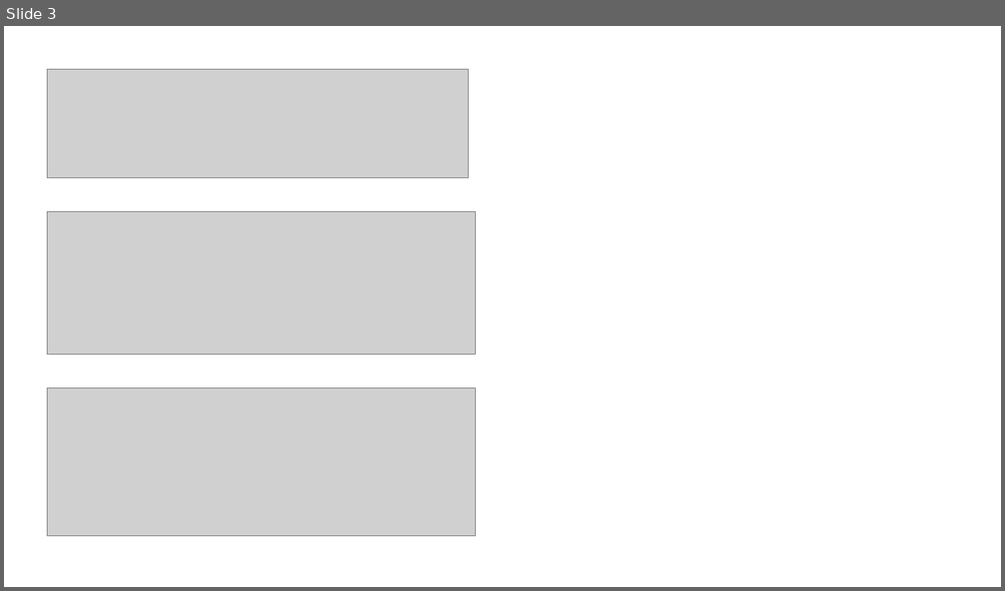
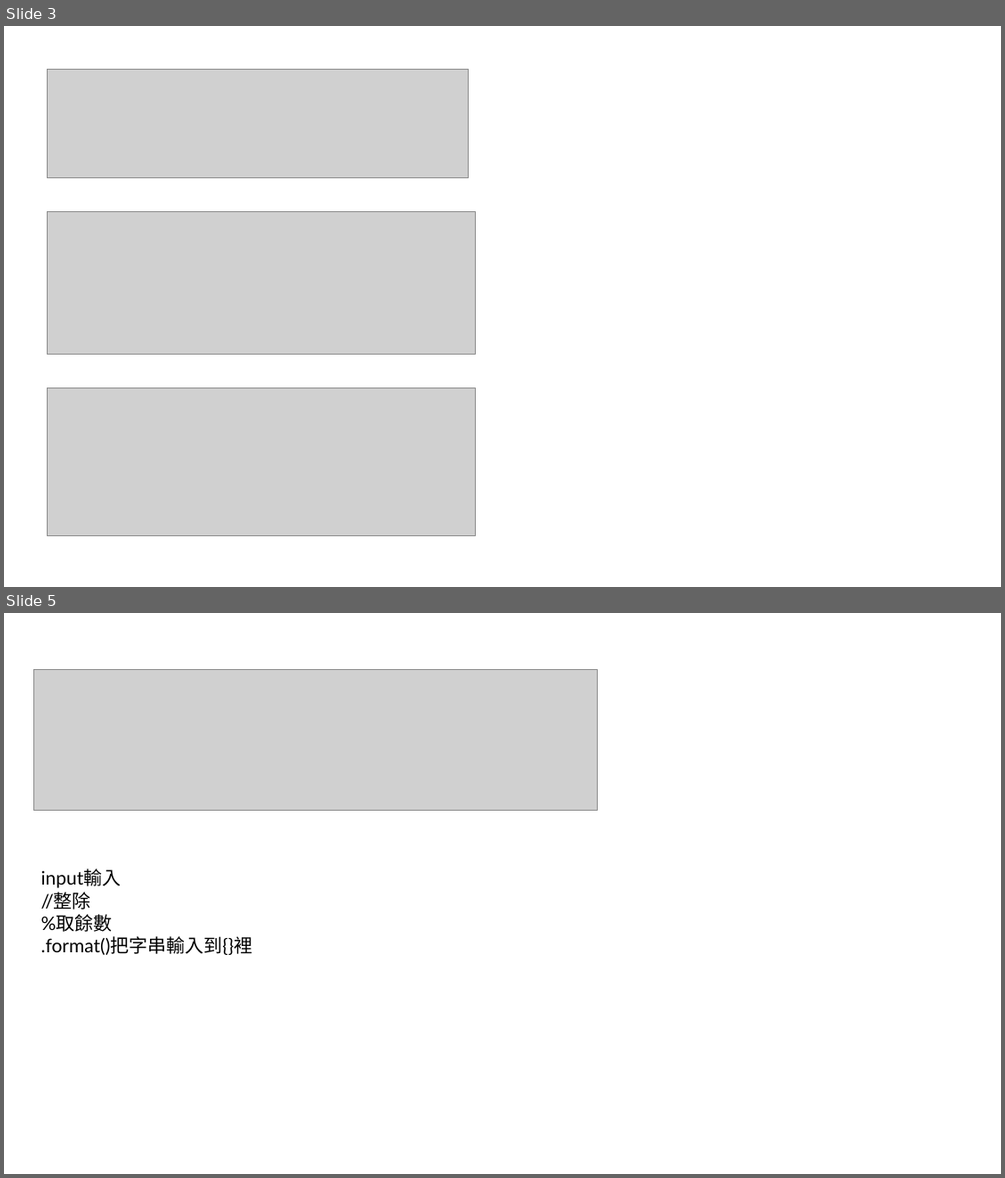
Before and after one commit to cooper35211-max/net_class, a slide deck: 網站與簡報/note.pptx. Shown one above the other, each under a label of ours: slide 3 before the commit, slides 3 and 5 after it; the slides between them are not shown. The pictures are 1005x591 and 1005x1178 pixels, drawn with LibreOffice and Linux fonts; fonts in the diff are those of the drawing; grey boxes stand for pictures. Boxes give left, top, right and bottom in pixels: in the first picture for what was removed or moved away, otherwise in the second. Text is boxed around its words. In the diff, an @@ line names an element or a change of style, - is before the commit and + after.

```diff
--- a/網站與簡報/note.pptx
+++ b/網站與簡報/note.pptx
@@ slide 5 added at bbox=[4, 613, 1001, 1174], background #FFFFFF @@
@@ picture added at bbox=[34, 670, 598, 811] @@
@@ text added at bbox=[41, 868, 252, 955], 18 pt, text #000000 @@
+input輸入
+//整除
+%取餘數
+.format()把字串輸入到{}裡
```
Also in this commit, not shown: 1 other slide added, 1 other file.
